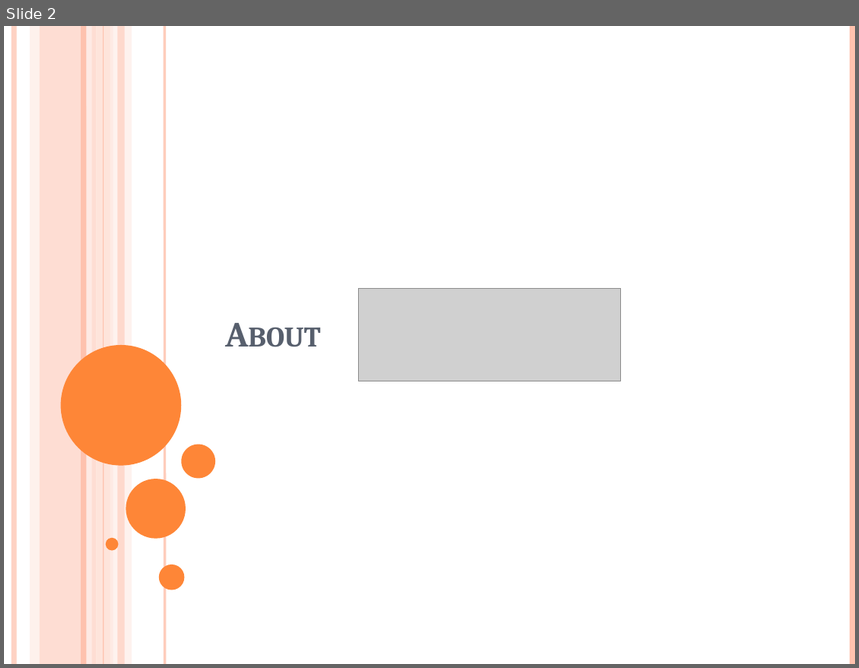
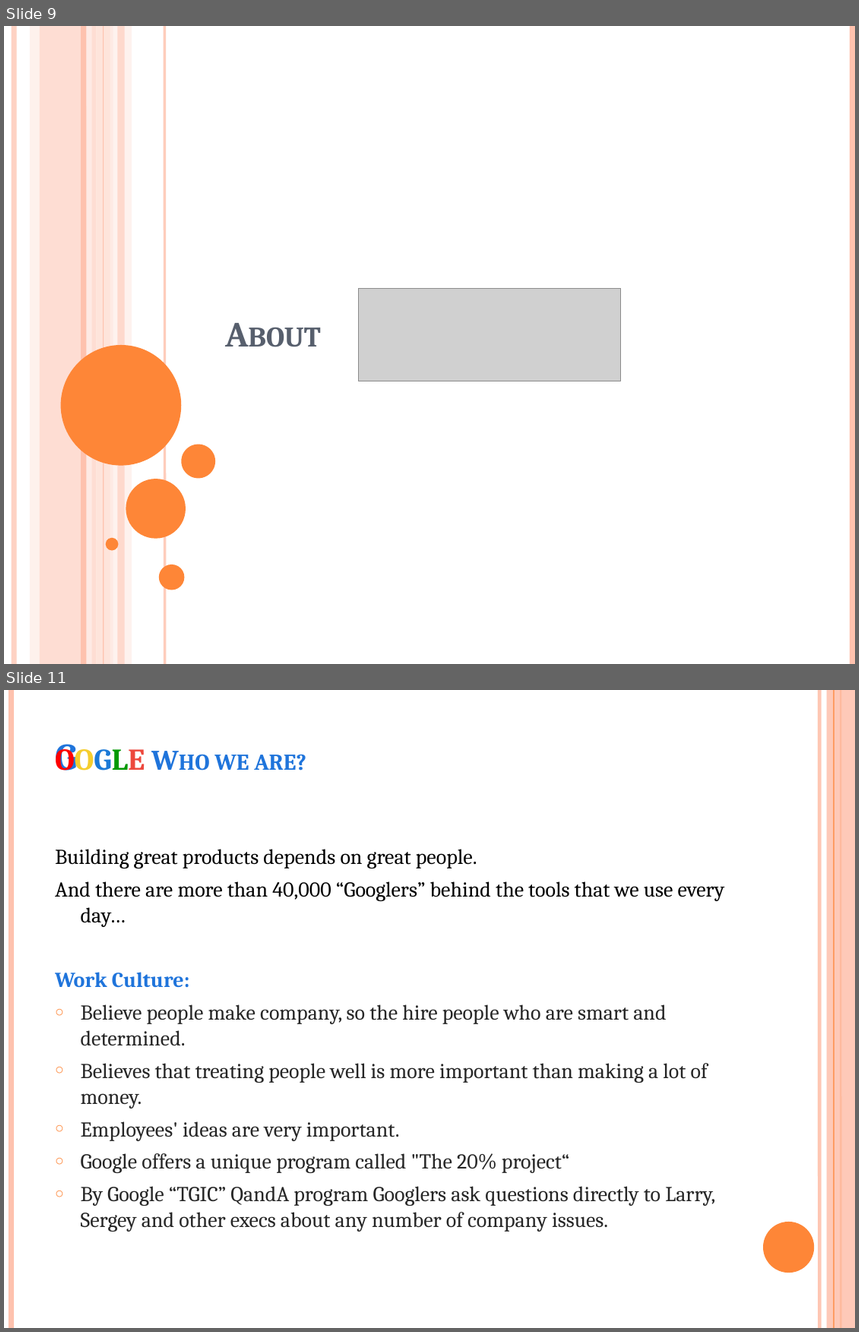
Before and after one commit to sanjayV/js_fundamentals, a slide deck: google/about_google_sanjay.pptx. Shown one above the other, each under a label of ours: slide 2 before the commit, slides 9 and 11 after it; the slides between them are not shown. The pictures are 859x668 and 859x1332 pixels, drawn with LibreOffice and Linux fonts; fonts in the diff are those of the drawing; grey boxes stand for pictures. Boxes give left, top, right and bottom in pixels: in the first picture for what was removed or moved away, otherwise in the second. Text is boxed around its words. In the diff, an @@ line names an element or a change of style, - is before the commit and + after.

Commit message:
added some more info about google

```diff
--- a/google/about_google_sanjay.pptx
+++ b/google/about_google_sanjay.pptx
@@ slide 11 added at (x1=4, y1=690, x2=855, y2=1328), background #FFFFFF @@
@@ line added from (11, 690) to (11, 1328), #FEC3AE 4.5 pt @@
@@ line added from (819, 690) to (819, 1328), #FEC3AE 3 pt @@
@@ rectangle added at (x1=827, y1=690, x2=855, y2=1328), fill #FEC3AE at 87% opacity @@
@@ line added from (834, 690) to (834, 1328), #FE8637 0.75 pt @@
@@ line added from (841, 690) to (841, 1328), #FE8637 1.5 pt @@
@@ title added at (x1=215, y1=754, x2=306, y2=771), 24 pt, text #1F74DB, bold, small capitals @@
+Google Who we are?
@@ text added at (x1=55, y1=849, x2=725, y2=1232), 18 pt, text #262626 @@
+Building great products depends on great people.
+And there are more than 40,000 “Googlers” behind the tools that we use every day…
+Work Culture:
+○ Believe people make company, so the hire people who are smart and determined.
+○ Believes that treating people well is more important than making a lot of money.
+○ Employees' ideas are very important.
+○ Google offers a unique program called "The 20% project“
+○ By Google “TGIC” QandA program Googlers ask questions directly to Larry, Sergey and other execs about any number of company issues.
@@ ellipse added at (x1=763, y1=1222, x2=814, y2=1273), fill #FE8637 @@
@@ what was slide 2 is now slide 9 @@
```
Also in this commit, not shown: 8 other slides added.
